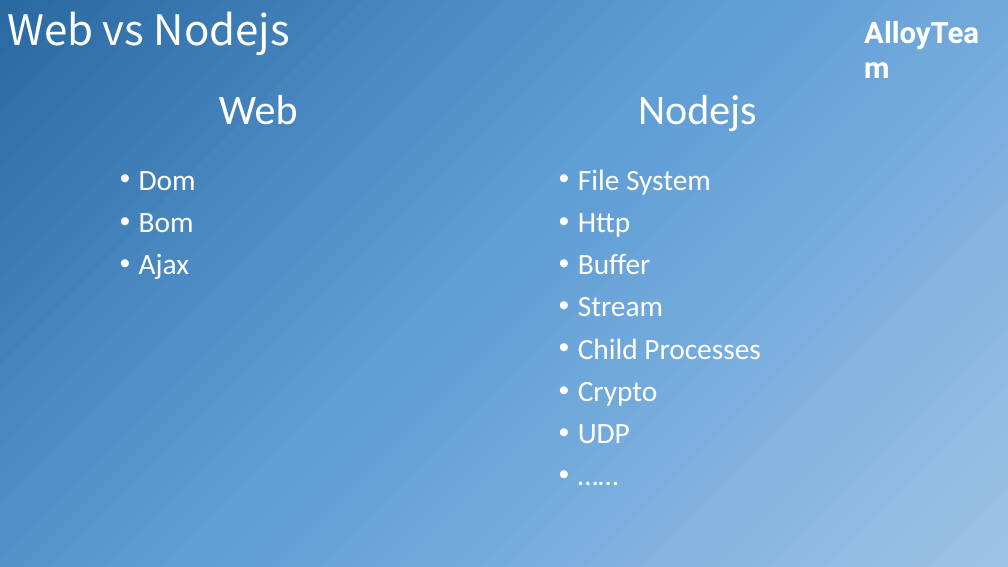
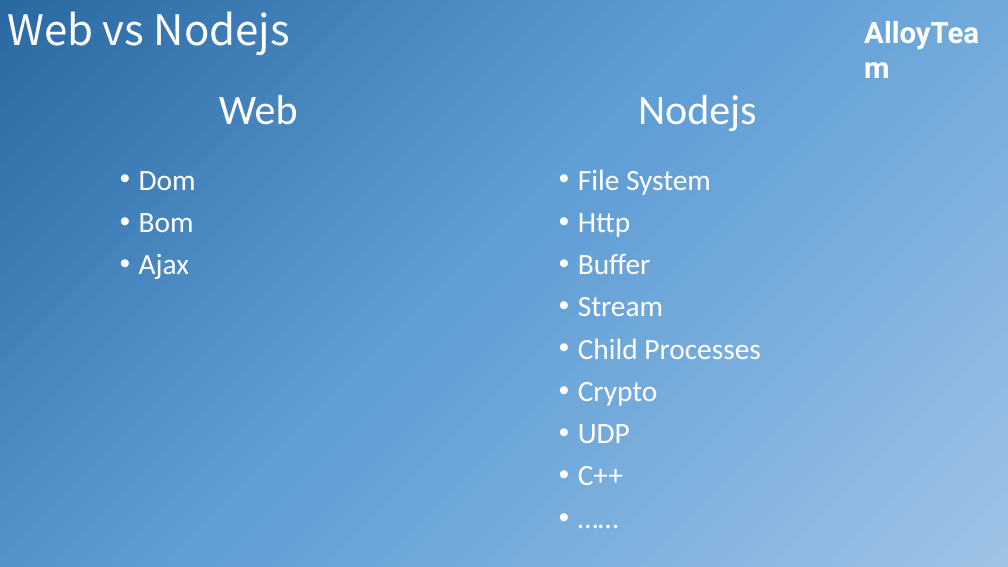
Before and after one commit to JiangJie/ppt, a slide deck: slide 6 of 2015-06/Nodejs基础分享.pptx. Drawn at 1008x567 pixels with LibreOffice and Linux fonts; fonts in the diff are those of the drawing; background and template pictures are left out. Boxes give left, top, right and bottom in pixels: in the first picture for what was removed or moved away, otherwise in the second. Text is boxed around its words. In the diff, an @@ line names an element or a change of style, - is before the commit and + after.

```diff
--- a/2015-06/Nodejs基础分享.pptx
+++ b/2015-06/Nodejs基础分享.pptx
@@ text at box(578, 466, 623, 485): paragraph added @@
+• C++
```
Also in this commit, not shown: 1 other slide changed, 1 slide added.
